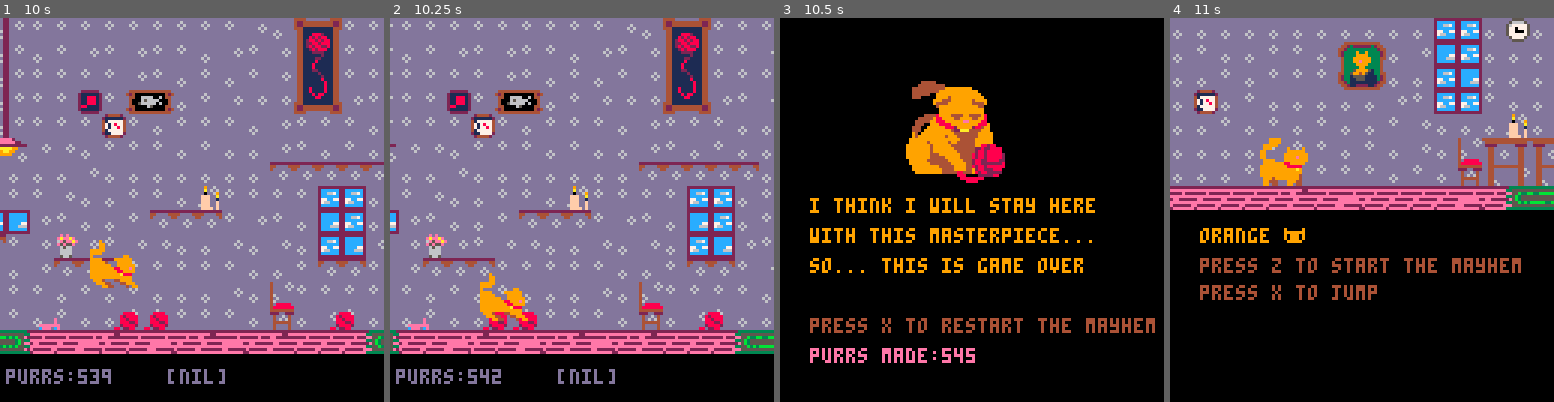
Above: before the commit, frames 1-4 (left to right).
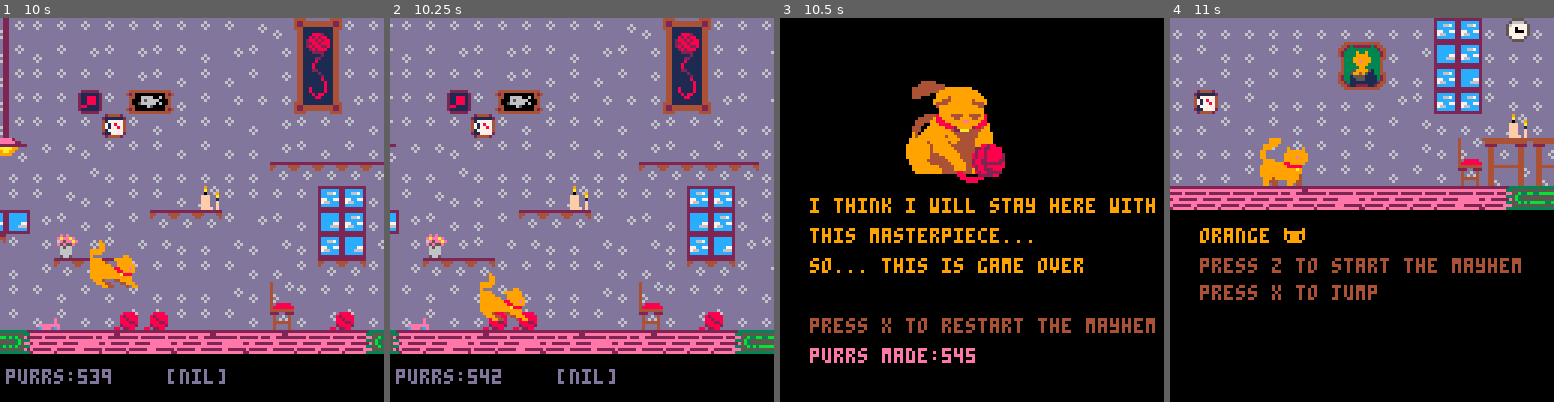
Above: after the commit, the same moments.

Repository: KianArashi/hello-game
Game: PICO-8 cartridge orange coll.p8
Two runs of this game, one before a commit and one after it. Both use one fixed random seed, a clock stepped at 60 frames per second and the inputs below.
Inputs:
- Up to frame 1 (10 s): tap X (X key) at 0.33, 1.07, 1.85, 2.97, 4.08, 5.2, 6.32, 7.43, 8.55, 9.67 s; tap O (Z key) at 0.7, 1.7, 2.1, 2.5, 2.9, 3.3, 3.7, 4.1, 4.5, 4.9, 5.3, 5.7, 6.1, 6.5, 6.9, 7.3, 7.7, 8.1, 8.5, 8.9, 9.3, 9.7 s
- Up to frame 2 (10.25 s): tap O (Z key) at 10.1 s
- Up to frame 3 (10.5 s): no input
- Up to frame 4 (11 s): tap O (Z key) at 10.5, 10.9 s; tap X (X key) at 10.78 s

Frames 1-2 are identical in both runs. In frame 3, 1.1% of the frame differs, in the area x 7-98%, y 46-59%; in frame 4, nothing differs.

Commit message:
Update orange coll.p8

Diff:
--- a/orange coll.p8
+++ b/orange coll.p8
@@ -353,13 +353,14 @@
 end
 
 
+--how to make somethin g juicy in pico-8, de cautat
 
 function gover_draw()
 	cls()
 	spr(72,40,20,4,4)
 	spr(ball,59,40,2,2)
-	print('i think i will stay here',10,60,9)
-	print('with this masterpiece...',10,70,9)
+	print('i think i will stay here with',10,60,9)
+	print('this masterpiece...',10,70,9)
 	print('so... this is game over ',10,80,9)
 	print('press x to restart the mayhem',10,100,4)
 	print("purrs made:"..purrs+flr(map_purrs),10,110,14)
